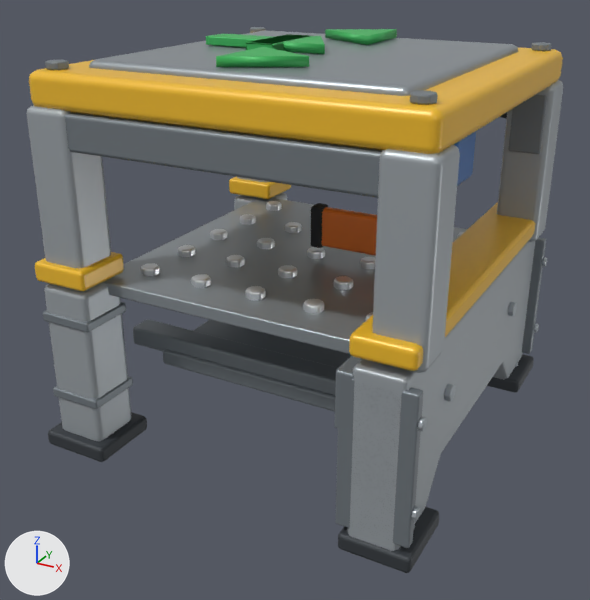
What one commit did to the glTF model fieldworks-machines/models/fw_split.glb.
Camera for both pictures: a camera (50 mm lens) standing at (1.088, -2.114, 1.422) and looking at (-0.024, -0.092, 0.411). Arrows for +X, +Y and +Z are at lower left; the lights stay in place. The picture after the commit comes second. Where no turn or scale is listed for an object, it has been applied to the vertices.

Objects in the first picture: 'block.002', 'block.003', 'block.007', 'block.017', 'block.019', 'block.020', 'block.021', 'block.025', 'block.029', 'block.030', 'block.031', 'prism' and 45 more.
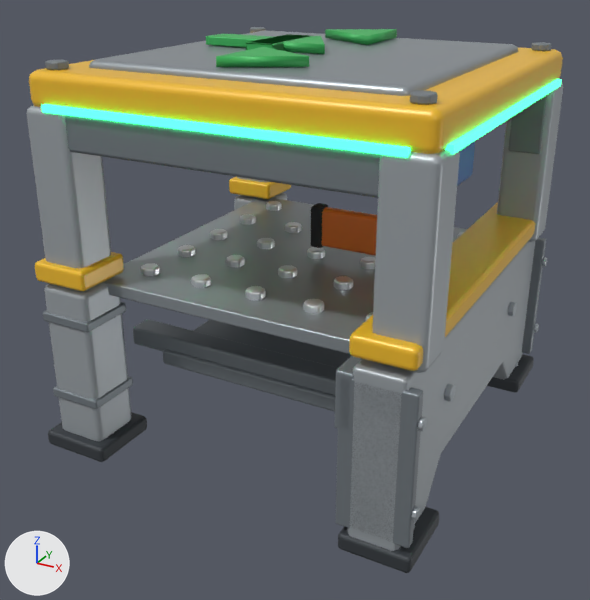
What differs and where, as boxes [x1, y1, x2, y2] in the pictures (590 x 600 px):
'led', added (green): after [41, 104, 411, 158]
'led.003', added: after [445, 79, 562, 155]

The change, as a diff of the scene's bpy script:
```diff
--- a/fieldworks-machines/models/fw_split.glb.py
+++ b/fieldworks-machines/models/fw_split.glb.py
@@ mat_39f08a_e @@
+mat_39f08a_e = principled_material('#39f08a_e')
+mat_39f08a_e.base_color = (0.0409, 0.871, 0.254)  # green #39f08a
+mat_39f08a_e.roughness = 0.4
+mat_39f08a_e.emission_color = (0.047, 1.0, 0.292)  # green #3dff93
+mat_39f08a_e.emission_strength = 2.788
@@ me_cube_033_1 @@
+me_cube_033_1.from_pydata(...)  # a box spanning x 0.552..0.572, y -0.5..0.5, z 1.02..1.04
+me_cube_033_1.materials.append(mat_39f08a_e)  # green #39f08a, glowing green #3dff93
@@ me_cube_030_1 @@
+me_cube_030_1.from_pydata(...)  # a box spanning x -0.5..0.5, y -0.572..-0.552, z 1.02..1.04
+me_cube_030_1.materials.append(mat_39f08a_e)  # green #39f08a, glowing green #3dff93
@@ ob_led_003 @@
+ob_led_003 = bpy.data.objects.new('led.003', me_cube_033_1)
+ob_led_003.location = (0.0, 0.0, 0.0)
@@ ob_led @@
+ob_led = bpy.data.objects.new('led', me_cube_030_1)
+ob_led.location = (0.0, 0.0, 0.0)
```
